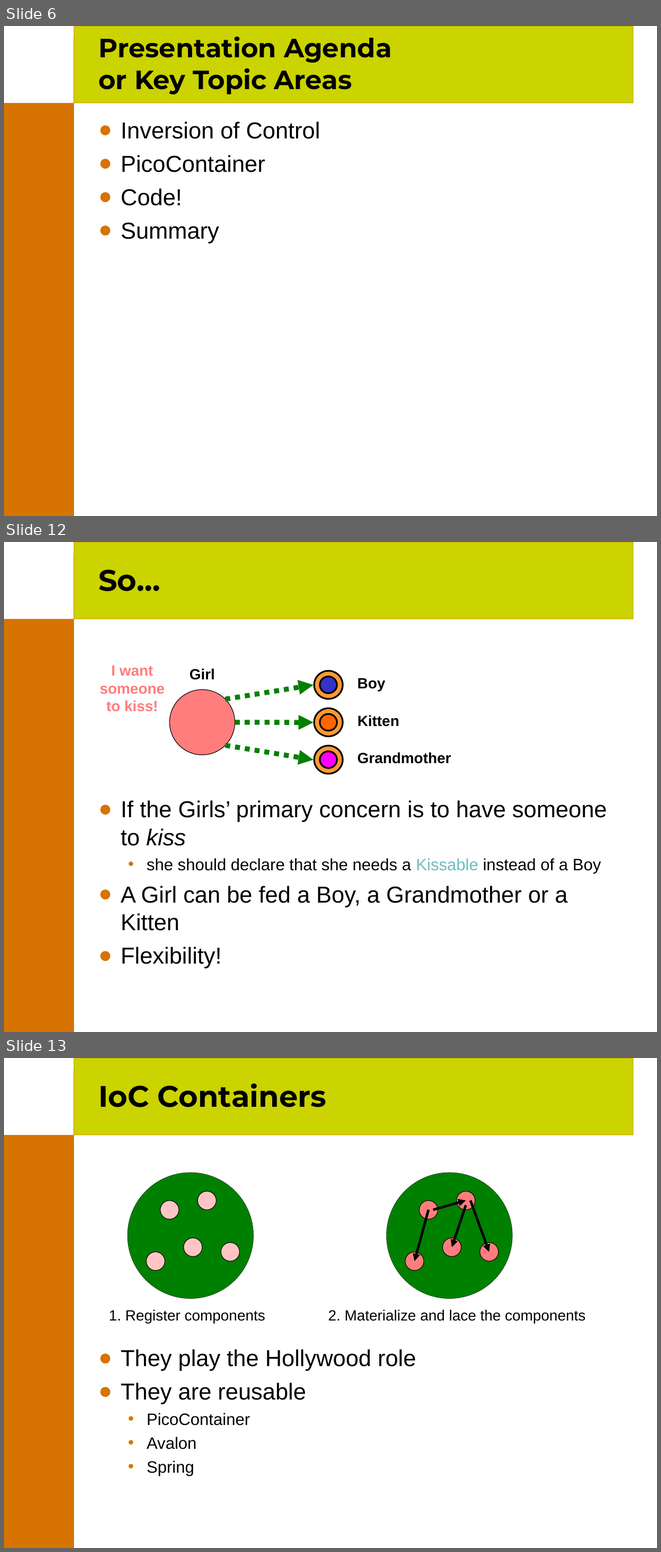
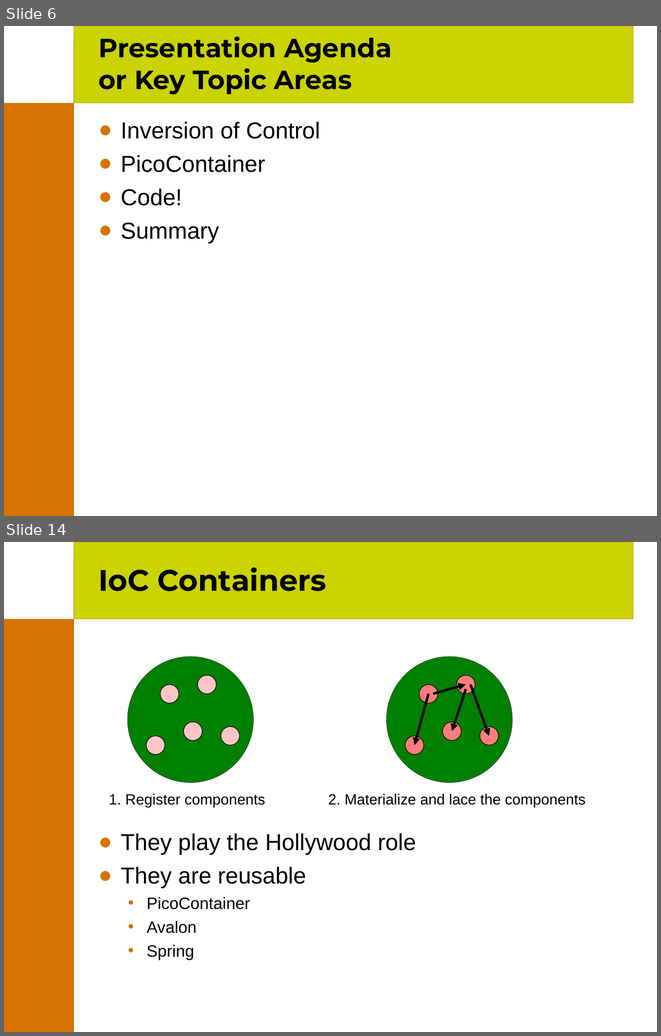
Before and after one commit to joehni/PicoContainer1-CVS, a slide deck: site/presentations/PicoContainer.ppt. Shown one above the other, each under a label of ours: slides 6, 12 and 13 before the commit, slides 6 and 14 after it; the slides between them are not shown. The pictures are 661x1552 and 661x1036 pixels, drawn with LibreOffice and Linux fonts; fonts in the diff are those of the drawing; background and template pictures are left out. Boxes give left, top, right and bottom in pixels: in the first picture for what was removed or moved away, otherwise in the second. Text is boxed around its words. In the diff, an @@ line names an element or a change of style, - is before the commit and + after.

```diff
--- a/site/presentations/PicoContainer.ppt
+++ b/site/presentations/PicoContainer.ppt
@@ slide 12 removed at (x1=4, y1=542, x2=657, y2=1032), background #FFFFFF; not listed: 3 template elements that a slide beside it also shows @@
@@ title removed at (x1=98, y1=570, x2=160, y2=591) @@
-So…
@@ text removed at (x1=100, y1=665, x2=165, y2=711) @@
-I want someone to kiss!
@@ text removed at (x1=190, y1=668, x2=215, y2=680) @@
-Girl
@@ arrow removed from (226, 699) to (314, 685) @@
@@ ellipse removed at (x1=315, y1=671, x2=343, y2=698) @@
@@ ellipse removed at (x1=320, y1=677, x2=337, y2=693) @@
@@ text removed at (x1=358, y1=678, x2=386, y2=691) @@
-Boy
@@ ellipse removed at (x1=170, y1=689, x2=235, y2=755) @@
@@ ellipse removed at (x1=315, y1=708, x2=343, y2=737) @@
@@ ellipse removed at (x1=320, y1=714, x2=337, y2=731) @@
@@ text removed at (x1=358, y1=715, x2=399, y2=726) @@
-Kitten
@@ arrow removed from (235, 722) to (314, 722) @@
@@ arrow removed from (226, 745) to (314, 759) @@
@@ ellipse removed at (x1=315, y1=746, x2=343, y2=774) @@
@@ ellipse removed at (x1=320, y1=751, x2=337, y2=768) @@
@@ text removed at (x1=358, y1=752, x2=451, y2=764) @@
-Grandmother
@@ text removed at (x1=121, y1=800, x2=607, y2=968) @@
-● If the Girls’ primary concern is to have someone to kiss
-  • she should declare that she needs a Kissable instead of a Boy
-● A Girl can be fed a Boy, a Grandmother or a Kitten
-● Flexibility!
@@ what was slide 13 is now slide 14 @@
```
Also in this commit, not shown: 15 slides changed, 4 slides added, 6 other slides removed.
